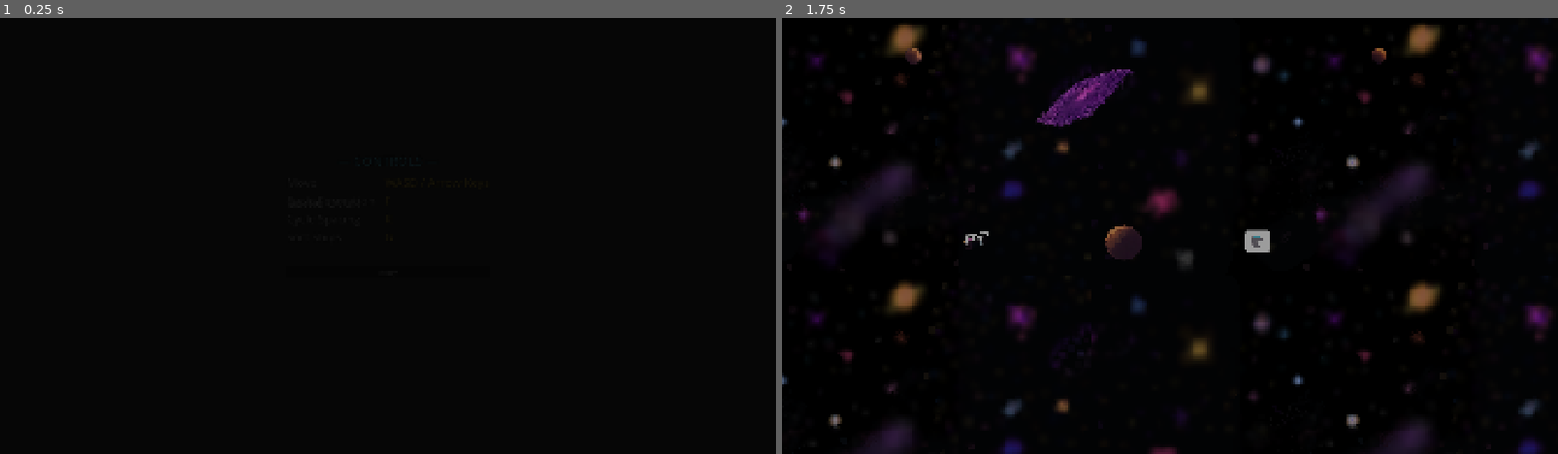
Above: before the commit, frames 1-2 (left to right).
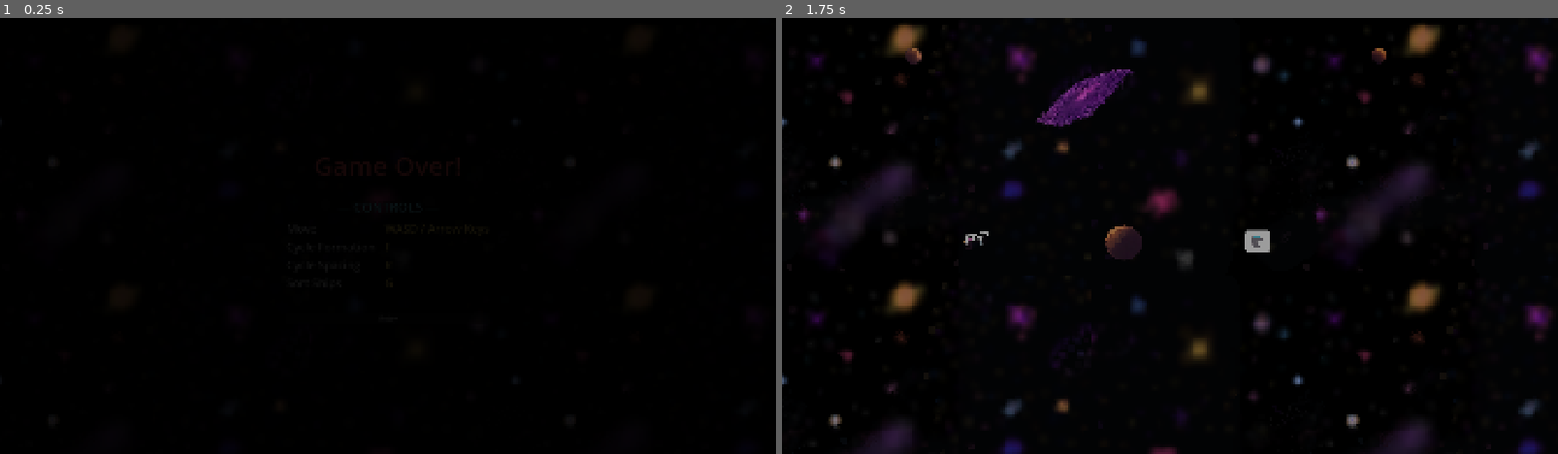
Above: after the commit, the same moments.

Repository: tfmertz/gamedevtv-jam-2026
Game: Godot game, scene res://scene/ui/game_over.tscn
The game is run twice, just before and just after one commit, with the same random seed, the same clock (stepped at 60 frames per second) and the same inputs. This scene is started directly instead of the project's main scene.
Inputs:
- Up to frame 1 (0.25 s): no input
- Up to frame 2 (1.75 s): click "Retry" at 0.5 s; click "Retry" at 1.25 s

The runs differ from the first frame. In frame 1, less than 0.1% of the frame differs, in the area x 0-100%, y 0-100%; in frame 2, nothing differs.

Commit message:
fix the game over screen and add background there too

Diff:
--- a/scene/ui/game_over.tscn
+++ b/scene/ui/game_over.tscn
@@ -1,9 +1,13 @@
 [gd_scene format=3 uid="uid://dij5iil8mdolm"]
 
 [ext_resource type="Script" uid="uid://btjhyl76d37gl" path="res://src/title.gd" id="1_oef1b"]
+[ext_resource type="Texture2D" uid="uid://b78v62tuvike" path="res://assets/art/space1.png" id="2_space1"]
 
 [sub_resource type="LabelSettings" id="LabelSettings_ka843"]
-font_size = 32
+font_size = 64
+font_color = Color(1, 0.35, 0.35, 1)
+outline_size = 6
+outline_color = Color(0, 0, 0, 1)
 
 [sub_resource type="LabelSettings" id="LabelSettings_controls_header"]
 font_size = 32
@@ -26,6 +30,22 @@
 [node name="Title" type="Node2D" unique_id=1822057023]
 script = ExtResource("1_oef1b")
 
+[node name="SpaceLayer" type="Parallax2D" parent="."]
+z_index = -100
+scale = Vector2(5, 5)
+scroll_scale = Vector2(0, 0)
+repeat_size = Vector2(2048, 1152)
+autoscroll = Vector2(-20, 0)
+repeat_times = 2
+
+[node name="Sprite2D" type="Sprite2D" parent="SpaceLayer"]
+texture_filter = 1
+texture_repeat = 2
+texture = ExtResource("2_space1")
+centered = false
+region_enabled = true
+region_rect = Rect2(0, 0, 2048, 1152)
+
 [node name="CanvasLayer" type="CanvasLayer" parent="." unique_id=653565697]
 
 [node name="Control" type="CenterContainer" parent="CanvasLayer" unique_id=786101586]
@@ -43,10 +63,11 @@
 layout_mode = 2
 text = "Game Over!"
 label_settings = SubResource("LabelSettings_ka843")
+horizontal_alignment = 1
 
 [node name="ControlsMargin" type="MarginContainer" parent="CanvasLayer/Control/VBoxContainer"]
 layout_mode = 2
-theme_override_constants/margin_top = -160
+theme_override_constants/margin_top = 24
 
 [node name="ControlsBox" type="VBoxContainer" parent="CanvasLayer/Control/VBoxContainer/ControlsMargin"]
 layout_mode = 2
